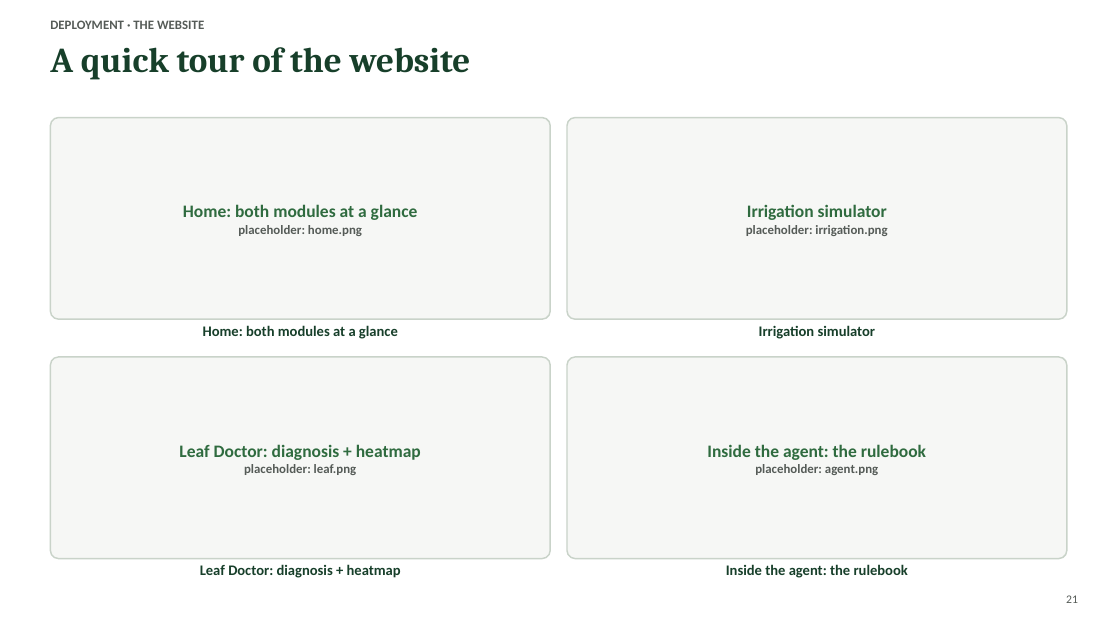
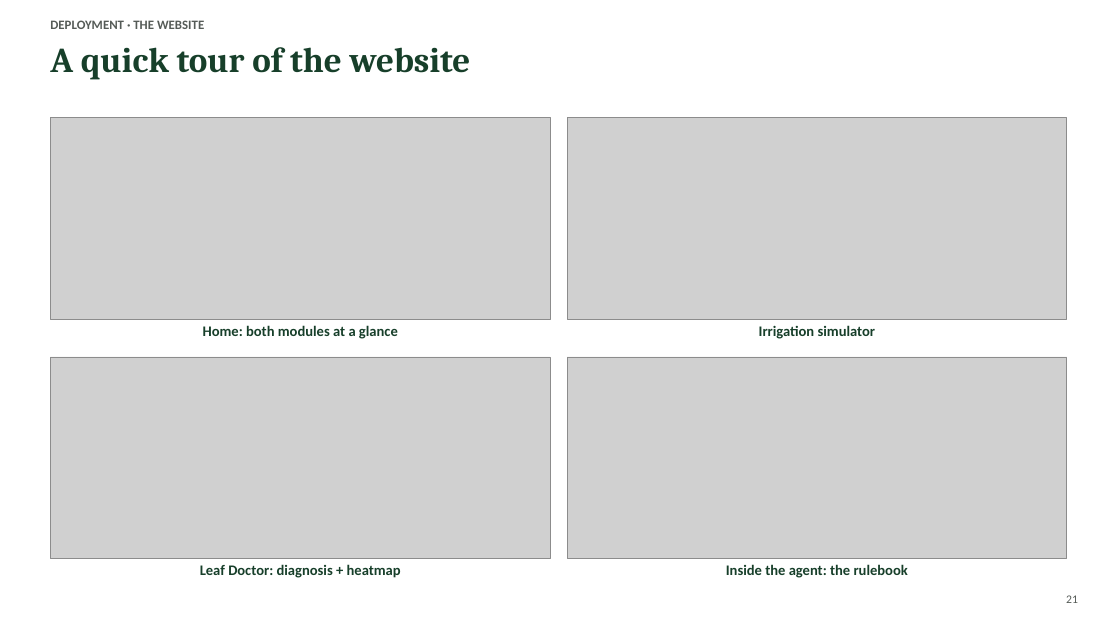
Before and after one commit to nirmit10000/agrisense, a slide deck: slide 21 of docs/AgriSense_Presentation.pptx. Drawn at 1120x630 pixels with LibreOffice and Linux fonts; fonts in the diff are those of the drawing; grey boxes stand for pictures. Boxes give left, top, right and bottom in pixels: in the first picture for what was removed or moved away, otherwise in the second. Text is boxed around its words. In the diff, an @@ line names an element or a change of style, - is before the commit and + after.

```diff
--- a/docs/AgriSense_Presentation.pptx
+++ b/docs/AgriSense_Presentation.pptx
@@ rounded rectangle removed at (50,118,550,319) @@
@@ picture added at (50,118,550,319) @@
@@ rounded rectangle removed at (567,118,1067,319) @@
@@ picture added at (567,118,1067,319) @@
@@ text removed at (183,204,418,236) @@
-Home: both modules at a glance
-placeholder: home.png
@@ text removed at (746,204,887,236) @@
-Irrigation simulator
-placeholder: irrigation.png
@@ rounded rectangle removed at (50,357,550,559) @@
@@ picture added at (50,357,550,559) @@
@@ rounded rectangle removed at (567,357,1067,559) @@
@@ picture added at (567,357,1067,559) @@
@@ text removed at (179,444,421,475) @@
-Leaf Doctor: diagnosis + heatmap
-placeholder: leaf.png
@@ text removed at (707,444,926,475) @@
-Inside the agent: the rulebook
-placeholder: agent.png
```
Also in this commit, not shown: 9 other slides changed, 46 other files.
